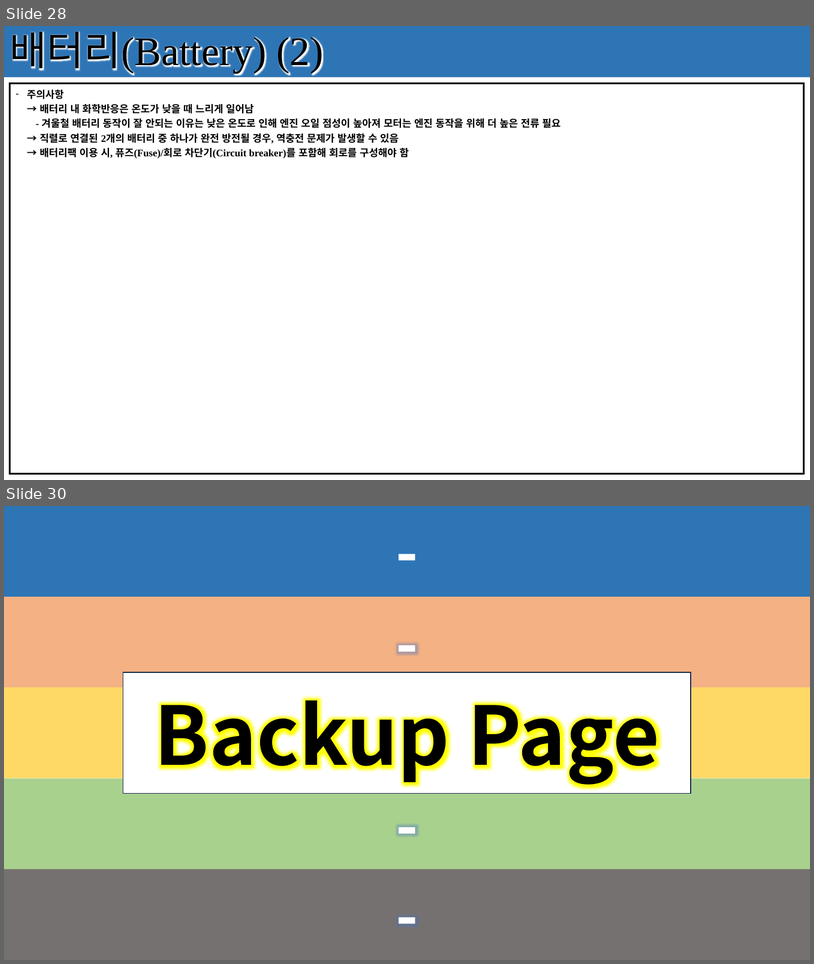
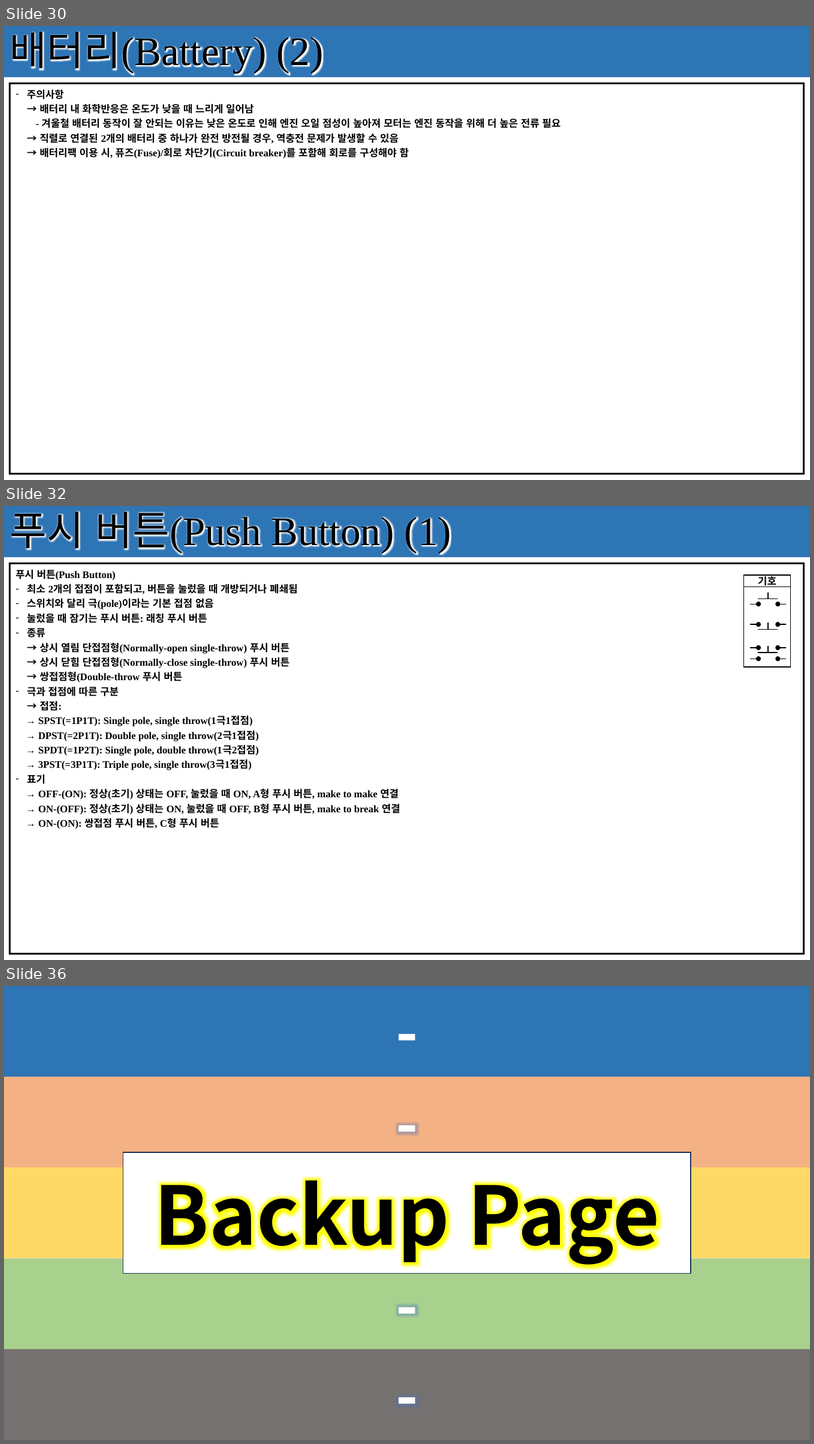
Before and after one commit to seonghokim/Study, a slide deck: Study Material/[KOR] Basic Electrical Circuit.pptx. Shown one above the other, each under a label of ours: slides 28 and 30 before the commit, slides 30, 32 and 36 after it; the slides between them are not shown. The pictures are 814x964 and 814x1444 pixels, drawn with LibreOffice and Linux fonts; fonts in the diff are those of the drawing. Boxes give left, top, right and bottom in pixels: in the first picture for what was removed or moved away, otherwise in the second. Text is boxed around its words. In the diff, an @@ line names an element or a change of style, - is before the commit and + after.

```diff
--- a/Study Material/[KOR] Basic Electrical Circuit.pptx
+++ b/Study Material/[KOR] Basic Electrical Circuit.pptx
@@ slide 32 added at bbox=[4, 506, 810, 960], background #FFFFFF; not listed: 1 template element that a slide beside it also shows @@
@@ rectangle added at bbox=[4, 506, 810, 558], fill #2E75B6, 48 pt, text #000000 @@
+푸시 버튼(Push Button) (1)
@@ table added at bbox=[9, 564, 804, 953], 1 rows, 1 columns @@
+푸시 버튼(Push Button) / 최소 2개의 접점이 포함되고, 버튼을 눌렀을 때 개방되거나 폐쇄됨 / 스위치와 달리 극(pole)이라는 기본 접점 없음 / 눌렀을 때 잠기는 푸시 버튼: 래칭 푸시 버튼 / 종류 / → 상시 열림 단접점형(Normally-open single-throw) 푸시 버튼 / → 상시 닫힘 단접점형(Normally-close single-throw) 푸시 버튼 / → 쌍접점형(Double-throw 푸시 버튼 / 극과 접점에 따른 구분 / → 접점: / → SPST(=1P1T): Single pole, single throw(1극1접점) / → DPST(=2P1T): Double pole, single throw(2극1접점) / → SPDT(=1P2T): Single pole, double throw(1극2접점) / → 3PST(=3P1T): Triple pole, single throw(3극1접점) / 표기 / → OFF-(ON): 정상(초기) 상태는 OFF, 눌렀을 때 ON, A형 푸시 버튼, make to make 연결 / → ON-(OFF): 정상(초기) 상태는 ON, 눌렀을 때 OFF, B형 푸시 버튼, make to break 연결 / → ON-(ON): 쌍접점 푸시 버튼, C형 푸시 버튼
@@ rectangle added at bbox=[744, 575, 791, 587], outline #000000 1 pt, 12 pt, text #000000, bold @@
+기호
@@ rectangle added at bbox=[744, 586, 791, 666], outline #000000 1 pt @@
@@ group added at bbox=[750, 592, 786, 661]: 14 lines, 8 ellipses @@
@@ what was slide 28 is now slide 30 @@
@@ what was slide 30 is now slide 36 @@
```
Also in this commit, not shown: 4 slides changed, 5 other slides added.
